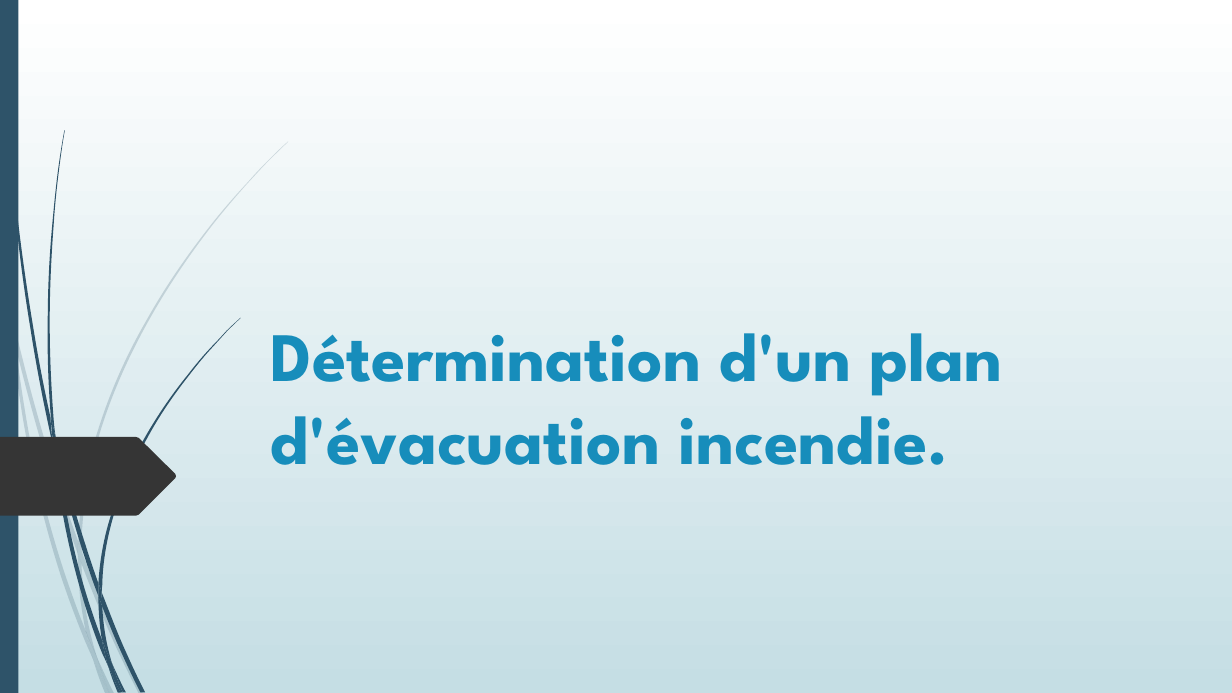
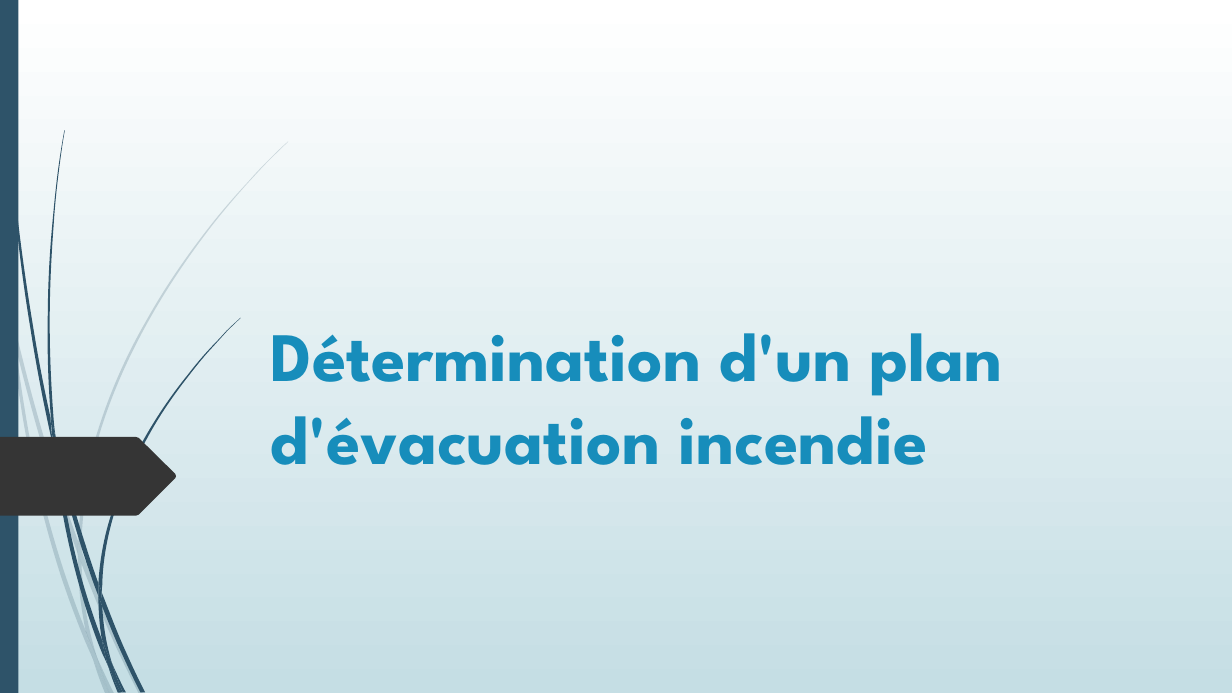
Before and after one commit to Poroing/CrowdDeplacementOptimisation, a slide deck: slide 1 of Présentation/Détermination d'un plan d'évacuation incendie.pptx. Drawn at 1232x693 pixels with LibreOffice and Linux fonts; fonts in the diff are those of the drawing. Boxes give left, top, right and bottom in pixels: in the first picture for what was removed or moved away, otherwise in the second. Text is boxed around its words. In the diff, an @@ line names an element or a change of style, - is before the commit and + after.

```diff
--- a/Présentation/Détermination d'un plan d'évacuation incendie.pptx
+++ b/Présentation/Détermination d'un plan d'évacuation incendie.pptx
@@ title at box(271, 333, 1002, 465): text changed @@
-Détermination d'un plan d'évacuation incendie.
+Détermination d'un plan d'évacuation incendie
```
Also in this commit, not shown: 10 other slides changed, 3 other files.
